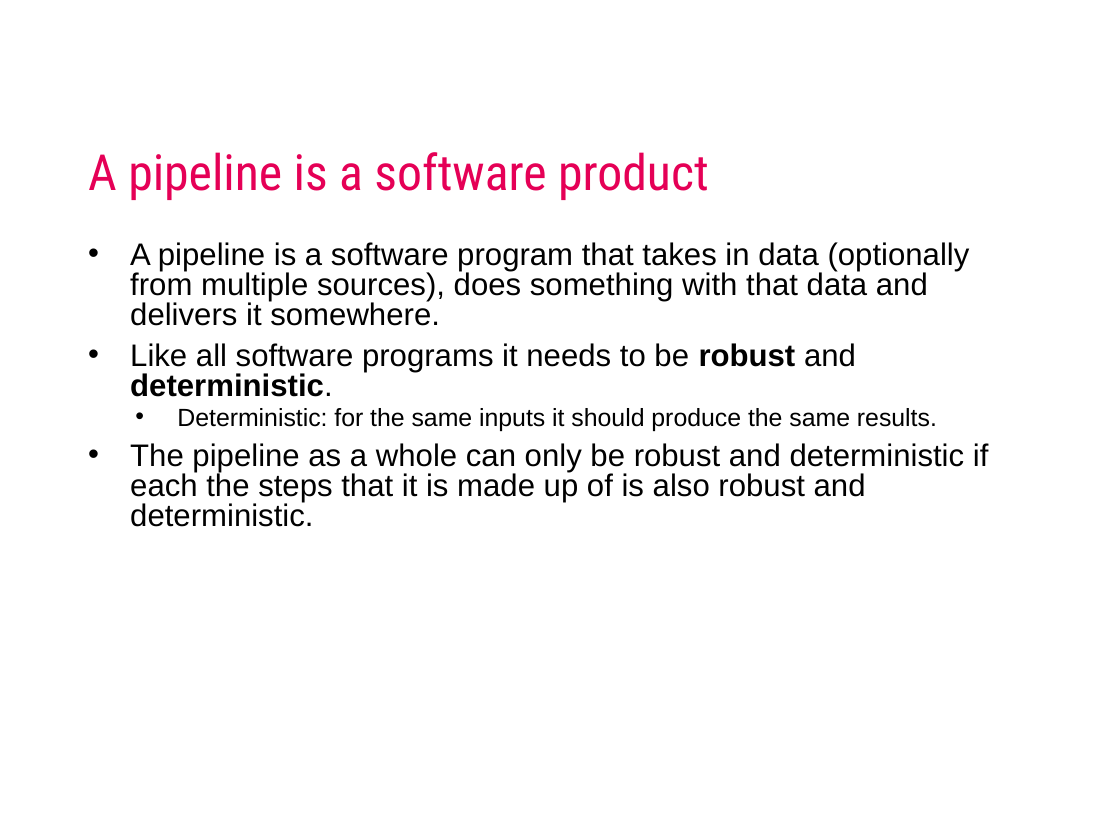
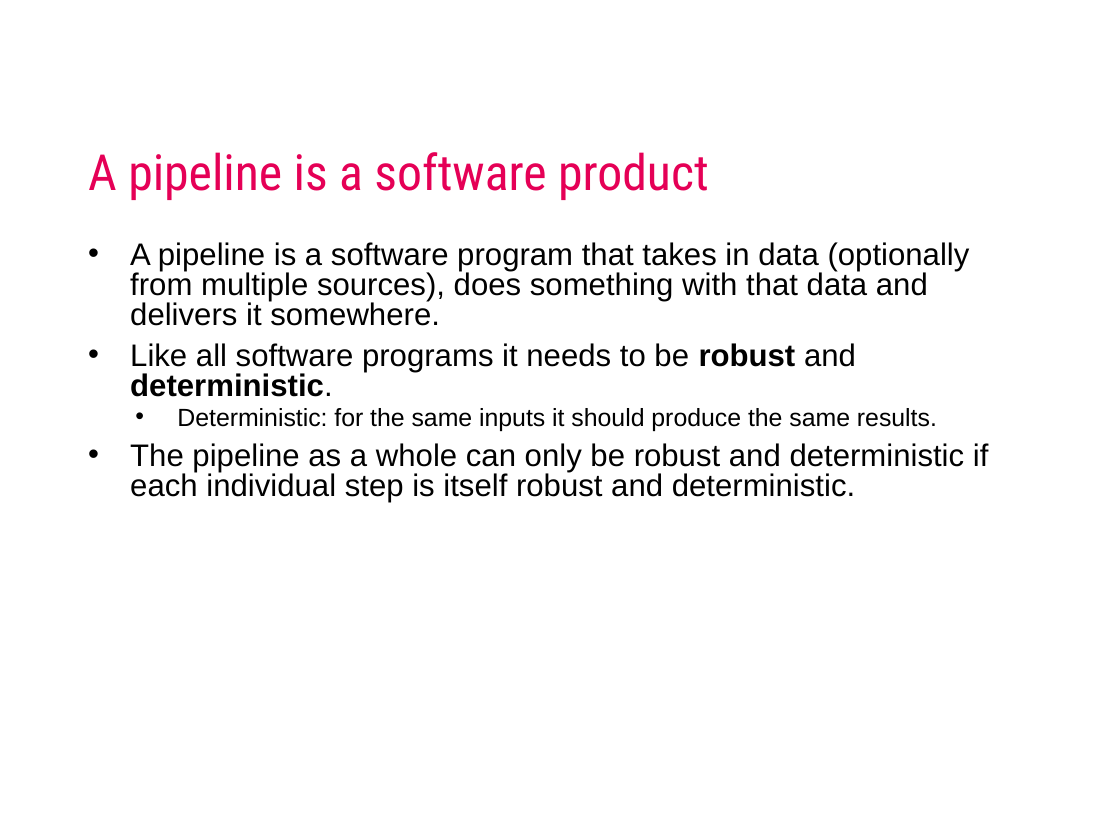
Before and after one commit to AIM-MADS-DATEXP/workshop-pipelines, a slide deck: slide 7 of lecture_pipelines.pptx. Drawn at 1120x840 pixels with LibreOffice and Linux fonts; fonts in the diff are those of the drawing; background and template pictures are left out. Boxes give left, top, right and bottom in pixels: in the first picture for what was removed or moved away, otherwise in the second. Text is boxed around its words. In the diff, an @@ line names an element or a change of style, - is before the commit and + after.

```diff
--- a/lecture_pipelines.pptx
+++ b/lecture_pipelines.pptx
@@ text at (130,443,989,502): text changed @@
-• The pipeline as a whole can only be robust and deterministic if each the steps that it is made up of is also robust and deterministic.
+• The pipeline as a whole can only be robust and deterministic if each individual step is itself robust and deterministic.
```
Also in this commit, not shown: 2 other slides changed.
